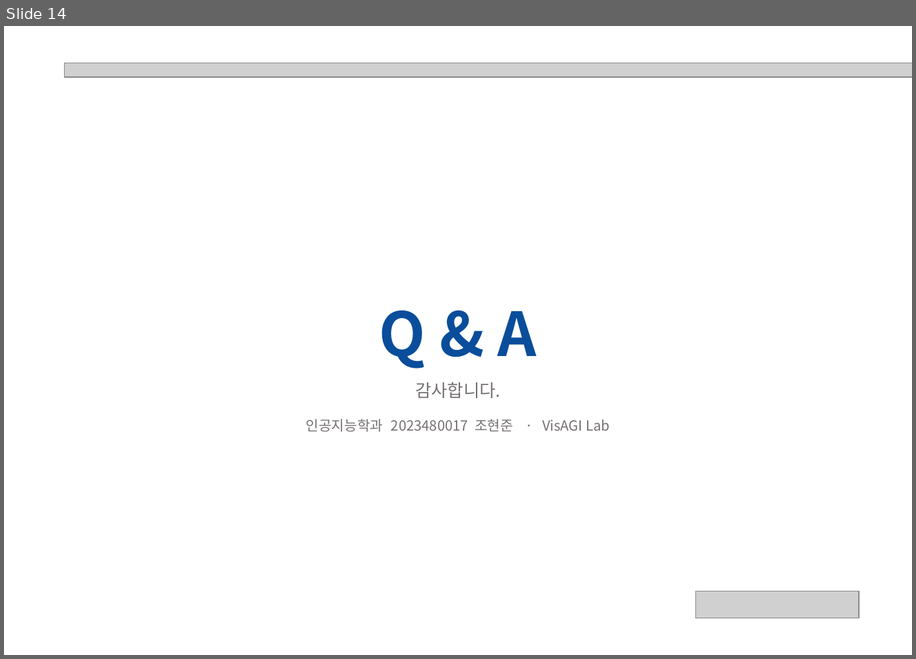
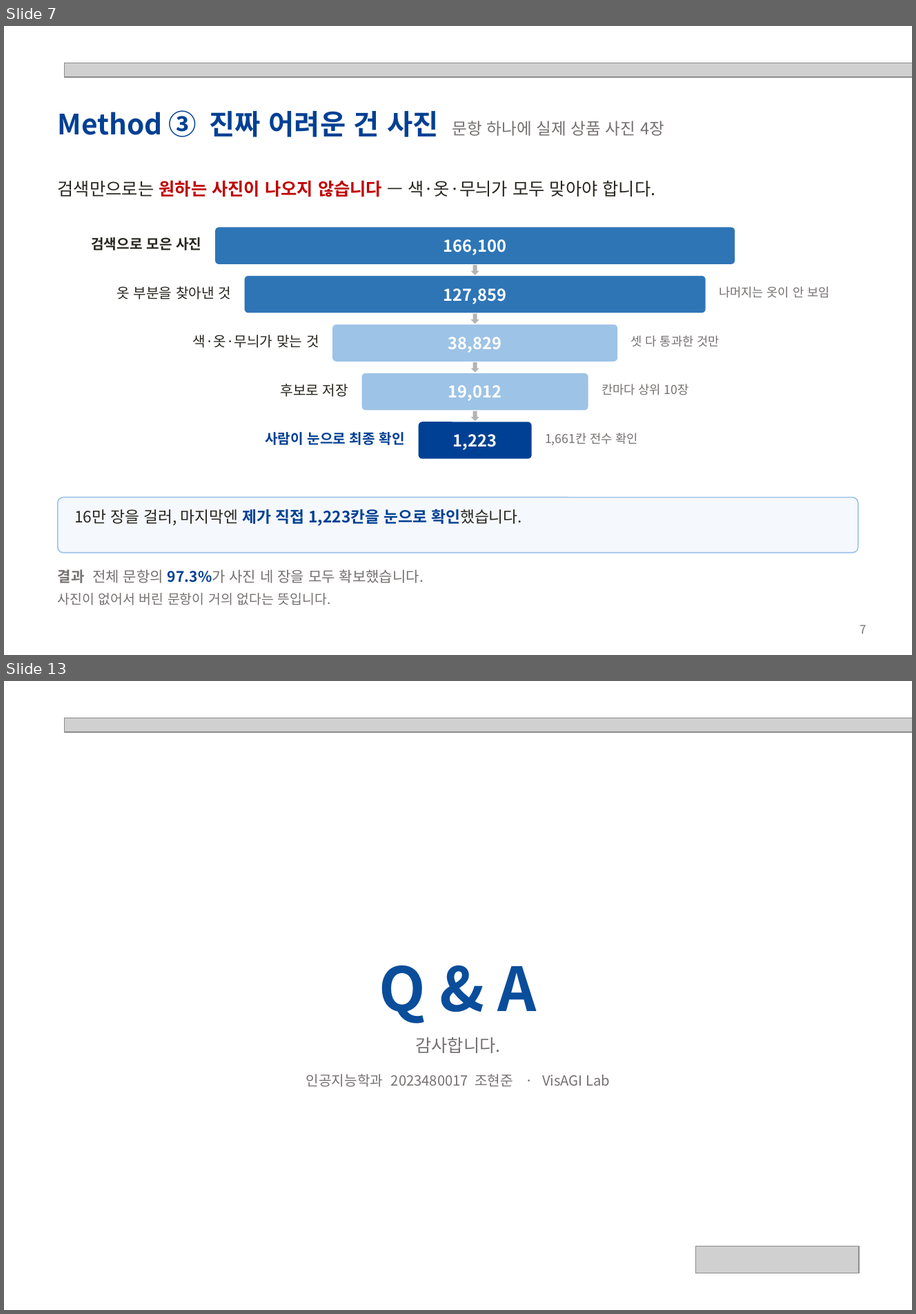
Before and after one commit to hjhj6411/tpo, a slide deck: presentation/POD-Bench_성과발표.pptx. Shown one above the other, each under a label of ours: slide 14 before the commit, slides 7 and 13 after it; the slides between them are not shown. The pictures are 916x659 and 916x1314 pixels, drawn with LibreOffice and Linux fonts; fonts in the diff are those of the drawing; grey boxes stand for pictures. Boxes give left, top, right and bottom in pixels: in the first picture for what was removed or moved away, otherwise in the second. Text is boxed around its words. In the diff, an @@ line names an element or a change of style, - is before the commit and + after.

```diff
--- a/presentation/POD-Bench_성과발표.pptx
+++ b/presentation/POD-Bench_성과발표.pptx
@@ slide 7 added at bbox=[4, 26, 912, 655], background #FFFFFF @@
@@ picture added at bbox=[64, 63, 912, 77] @@
@@ text added at bbox=[58, 110, 665, 137], 24 pt, text #004094, bold @@
+Method ③ 진짜 어려운 건 사진 문항 하나에 실제 상품 사진 4장
@@ text added at bbox=[58, 180, 656, 197], 15 pt, text #27251E @@
+검색만으로는 원하는 사진이 나오지 않습니다 — 색·옷·무늬가 모두 맞아야 합니다.
@@ rounded rectangle added at bbox=[215, 227, 735, 264], fill #2E75B6, 14 pt, text #FFFFFF, bold @@
+166,100
@@ text added at bbox=[91, 237, 201, 250], 12 pt, text #27251E, bold @@
+검색으로 모은 사진
@@ down arrow added at bbox=[471, 265, 479, 275], fill #B4B4B4 @@
@@ text added at bbox=[116, 286, 232, 299], 12 pt, text #27251E @@
+옷 부분을 찾아낸 것
@@ rounded rectangle added at bbox=[245, 276, 706, 313], fill #2E75B6, 14 pt, text #FFFFFF, bold @@
+127,859
@@ text added at bbox=[719, 286, 829, 298], 10.5 pt, text #767171 @@
+나머지는 옷이 안 보임
@@ down arrow added at bbox=[471, 314, 479, 323], fill #B4B4B4 @@
@@ text added at bbox=[193, 334, 319, 348], 12 pt, text #27251E @@
+색·옷·무늬가 맞는 것
@@ rounded rectangle added at bbox=[332, 325, 617, 361], fill #9DC3E6, 14 pt, text #FFFFFF, bold @@
+38,829
@@ text added at bbox=[631, 335, 719, 347], 10.5 pt, text #767171 @@
+셋 다 통과한 것만
@@ rounded rectangle added at bbox=[362, 373, 588, 410], fill #9DC3E6, 14 pt, text #FFFFFF, bold @@
+19,012
@@ down arrow added at bbox=[471, 362, 479, 372], fill #B4B4B4 @@
@@ text added at bbox=[280, 383, 348, 397], 12 pt, text #27251E @@
+후보로 저장
@@ text added at bbox=[602, 383, 689, 395], 10.5 pt, text #767171 @@
+칸마다 상위 10장
@@ down arrow added at bbox=[471, 411, 479, 421], fill #B4B4B4 @@
@@ text added at bbox=[265, 432, 405, 445], 12 pt, text #004094, bold @@
+사람이 눈으로 최종 확인
@@ rounded rectangle added at bbox=[419, 422, 533, 459], fill #004094, 14 pt, text #FFFFFF, bold @@
+1,223
@@ text added at bbox=[545, 432, 637, 445], 10.5 pt, text #767171 @@
+1,661칸 전수 확인
@@ rounded rectangle added at bbox=[58, 497, 858, 552], fill #F5F8FC, outline #9DC3E6 1 pt @@
@@ text added at bbox=[74, 508, 522, 526], 13.5 pt, text #27251E @@
+16만 장을 걸러, 마지막엔 제가 직접 1,223칸을 눈으로 확인했습니다.
@@ text added at bbox=[58, 569, 424, 605], 12.5 pt, text #767171 @@
+결과 전체 문항의 97.3%가 사진 네 장을 모두 확보했습니다.
+사진이 없어서 버린 문항이 거의 없다는 뜻입니다.
@@ text added at bbox=[860, 624, 866, 633], 10 pt, text #767171 @@
+7
@@ what was slide 14 is now slide 13 @@
```
Also in this commit, not shown: 5 slides changed, 6 other slides added, 8 slides removed, 10 other files.
